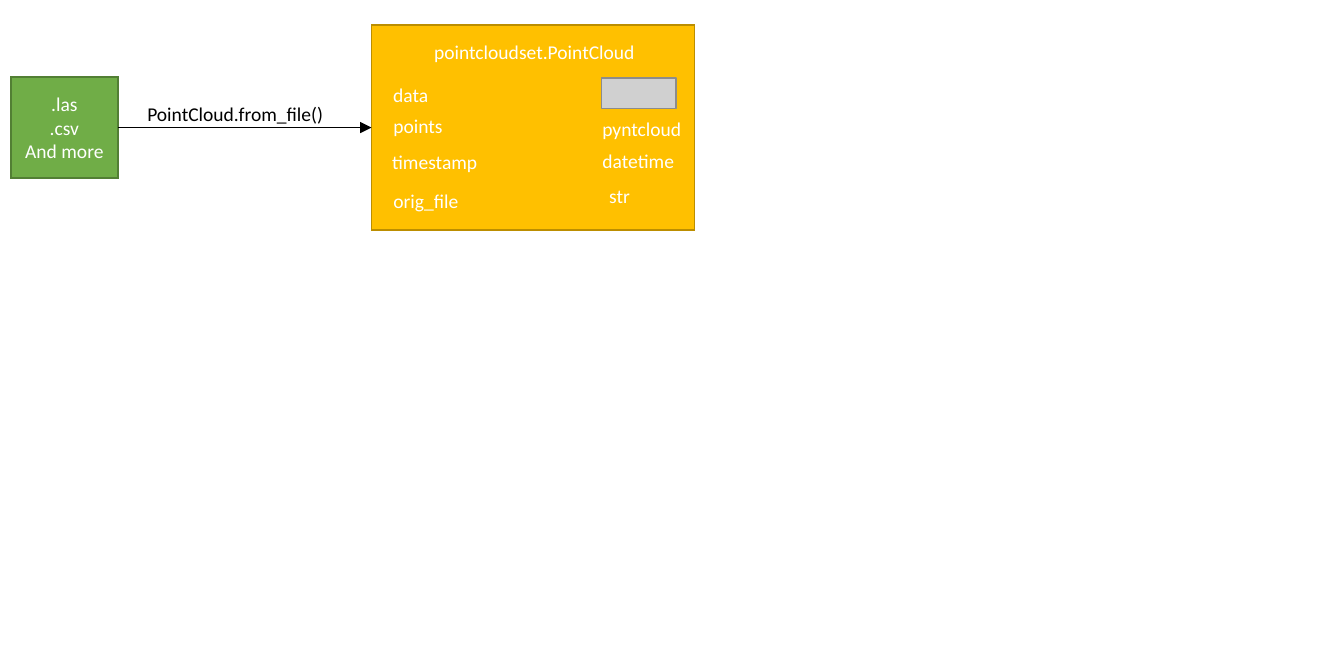
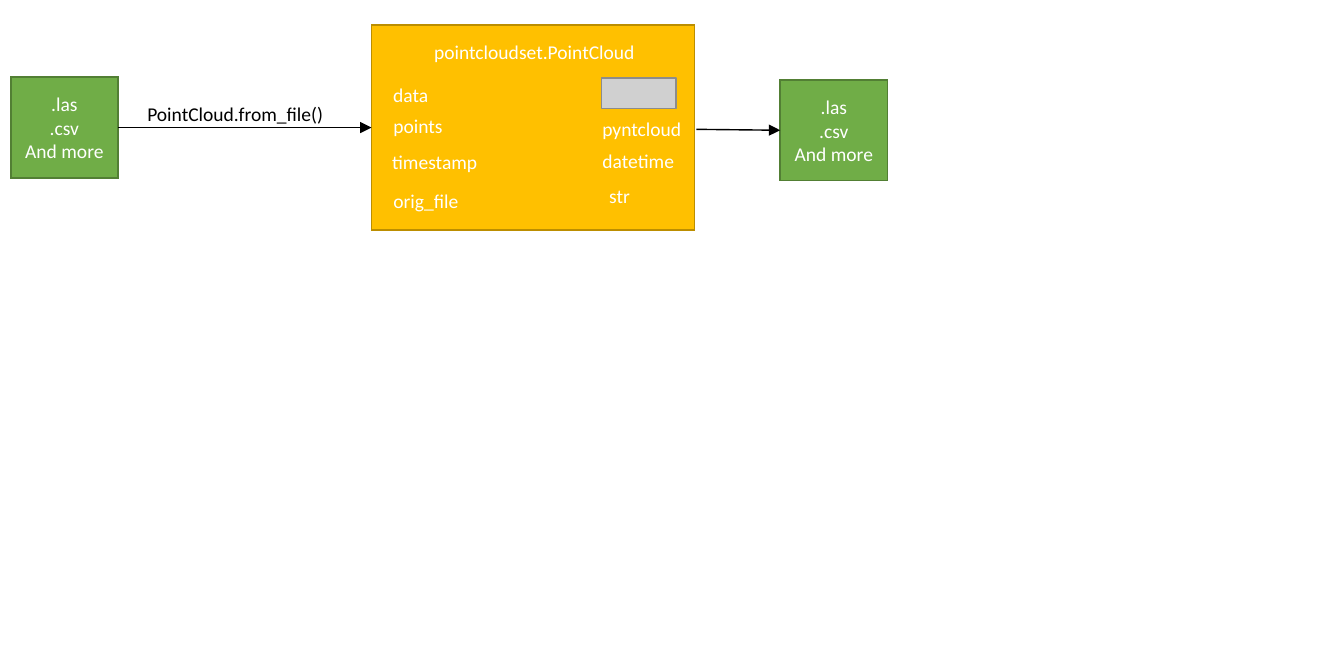
Before and after one commit to virtual-vehicle/pointcloudset, a slide deck: slide 3 of paper/figures/data_pipeline.pptx. Drawn at 1344x645 pixels with LibreOffice and Linux fonts; fonts in the diff are those of the drawing; grey boxes stand for pictures. Boxes give left, top, right and bottom in pixels: in the first picture for what was removed or moved away, otherwise in the second. Text is boxed around its words. In the diff, an @@ line names an element or a change of style, - is before the commit and + after.

```diff
--- a/paper/figures/data_pipeline.pptx
+++ b/paper/figures/data_pipeline.pptx
@@ rectangle added at box(780, 81, 888, 182), fill #70AD47, outline #538035 1 pt, 10.3 pt, text #FFFFFF @@
+.las
+.csv
+And more
@@ arrow added from (697, 130) to (780, 130), #000000 0.75 pt @@
```
Also in this commit, not shown: 1 other file.
